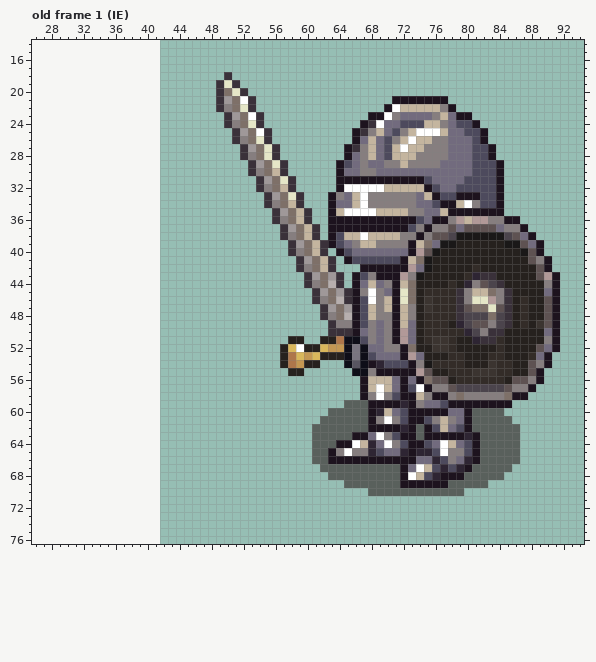
Two versions of one pixel-art file, sprites/cavaleiro.aseprite. That is the earlier state.
64x64 pixels, 42 frames. Colours within 5 levels of each other are drawn and written as one. Shown: old frame 1 (IE): x 26..94, y 14..76. The old version is drawn lined up with the new one, on the new canvas. The commit also changed other frames, which this record leaves out.
Now the later version:
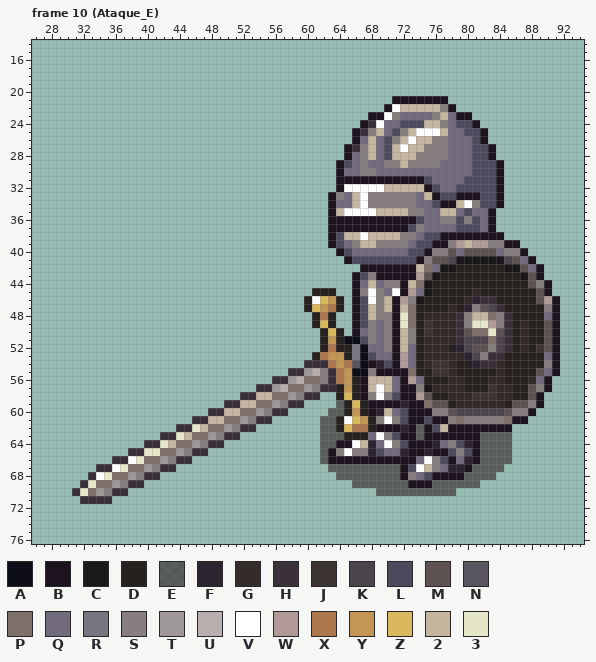
Palette (. is transparent): A #0e0e18  B #1d131e  C #1a1818  D #26211e  E #2f202098  F #2e2533  G #332c28  H #3a313a  J #3b3430  K #4b444c  L #4d4a5d  M #5e5252  N #585561  P #7e7068  Q #726b7e  R #797580  S #867e7f  T #9f9899  U #b7afae  V #ffffff  W #b19998  X #ae764b  Y #c39753  Z #d9b75c  2 #c4b59f  3 #e5e6c7
A new or re-ordered frame is compared with the old frame closest to it.
What changed:
canvas 64x64 -> 148x90, the old top-left corner now at 42,13
frames 42 -> 66
--- frame 10 (Ataque_E) is new; against old frame 1 (IE)
@@ x 26..94 @@
 17 .....................................................................
-18 ........................H............................................
-19 .......................H3H...........................................
-20 .......................HP3H..........................................
-21 .......................HTPVH.................BBBBBBB.................
-22 .......................HSP3H................BV22222SB................
-23 ........................HTPVH.............BBVSQQQQS2QBB..............
-24 ........................HSP3H............BHVQQLLL22SQLLB.............
-25 .........................HTPVH..........BHS2QLS2VVV2QQLLB............
-26 .........................HSP3H..........BQ2QLS2V22SSQQQLB............
-27 ..........................HTP3H........BHS2QL2V22SSSQQQLLB...........
-28 ..........................HSP3H........BQS2QL222SSSSQQQLLB...........
-29 ...........................HTP3H......BLQSQQSS2SSSSQQQQLLLB..........
-30 ...........................HSP2H......BQQSSQQQQQQQQQQQQLLLB..........
-31 ............................HTP3H.....BBBBBBBBBBBLQQQQLLLLB..........
-32 ............................HSP2H.....BVVVVV22222BLQQLLLLLB..........
-33 .............................HTP3H...BSQ2VSSSSSSQ2BLLBBBLLB..........
-34 .............................HSP2H...BQQ2VSSSSSSQQLBB2VSLLB..........
-35 ..............................HTP2H..B2VVVV2222SSQQ2BBBBBBB..........
-36 ..............................HSP2H..BBBBBBBBBBBLQBBSW2WWSSBB........
-37 ...............................HTP2H.BBBBBBBBBBLSBSSMQMMMMQSSB.......
-38 ...............................HSP2H.BL22V2222SSBSMMKCCCCCCKMQB......
-39 ................................HTP2HBLQS22SSSSB2PQCCDDDDDDCCMQB.....
-40 ................................HSP2H.BLQQQQQQQBWMCDDDDDDDDDDCMB.....
-41 .................................HTP2H.BLLLLLLB2PCDDDDDDDDDDDDMSB....
-42 .................................HSP2H...BBBBBBWQCDDDDDGDDDDDDDMB....
-43 ..................................HTPTH.BLSBBBWSCDDDDDGFHHDDDDDMWB...
-44 ..................................HSPUH.BQ2QSB2PDDDDGDFSMKHDDDDDSB...
-45 ...................................HTPTHBSVSQB3PDGGGGHS22PSHDDDDQB...
-46 ...................................HSPUHBLVS2B3PDJGGGHS33WSHDGDDMB...
-47 ....................................HTPTBL2S2B2SDJGGGHMPP3MHDGDDMB...
-48 ....................................HSPUBL2SSB2SDGGGGHKKKPKHDGDDMB...
-49 .....................................HSSBLSQSB2QDGGGDFKMMSKHDGDJMB...
-50 .....................................HHHBQSQSBWQDGGGGGFKSHHDDDDDQB...
-51 ................................DD..DDXAALSQSBWQDGJJGDDFHHGDDDDDSB...
-52 ...............................DZVDDZYYARAQQSSBPDDJJGDDDDDGDDDDMQB...
-53 ...............................DXZYZDDDARALQQQBWQDDDGGDDDGGDDDGQB....
-54 ...............................DXYDD...ANABFLLLBSCGGGGDDDJGGDDMSB....
-55 ................................DD......AASBBBBBWMDDGGGJJJGGDDMB.....
-56 .........................................B222QBQBPMMDGGGGGGDMMSB.....
-57 .........................................B2V2QBLVBSSMKKKKKKMSSB......
-58 .........................................BSVSLBB2SBBSPSSSSSPBB.......
-59 .......................................EEEBBBBFBSQQLBBBBBBBB.........
-60 .....................................EEEEEBF2QLBBBBBQQBEEEE..........
-61 ....................................EEEEEEBSVSLBBLS2SQBEEEEE.........
-62 ...................................EEEEEEEBBBBFBEBL2QLBEEEEEE........
-63 ...................................EEEEEBBQVSLBBEBBBBBFBEEEEE........
-64 ...................................EEEBBV2FQVSLBBLQV2QLBEEEEE........
-65 ...................................EEBSVSSFLQQFBFFLVSSLBEEEEE........
-66 ...................................EEBBBBBBBBBBBQQFLSQFBEEEEE........
-67 ....................................EEEEEEEEEEBQV2LFLFBEEEEE.........
-68 .....................................EEEEEEEEEBV2LFBBBEEEEE..........
-69 .......................................EEEEEEEBBBBBBEEEEE............
-70 ..........................................EEEEEEEEEEEE...............
-71 .....................................................................
+18 .....................................................................
+19 .....................................................................
+20 .....................................................................
+21 .............................................BBBBBBB.................
+22 ............................................BV22222SB................
+23 ..........................................BBVSQQQQS2QBB..............
+24 .........................................BHVQQLLL22SQLLB.............
+25 ........................................BHS2QLS2VVV2QQLLB............
+26 ........................................BQ2QLS2V22SSQQQLB............
+27 .......................................BHS2QL2V22SSSQQQLLB...........
+28 .......................................BQS2QL222SSSSQQQLLB...........
+29 ......................................BLQSQQSS2SSSSQQQQLLLB..........
+30 ......................................BQQSSQQQQQQQQQQQQLLLB..........
+31 ......................................BBBBBBBBBBBLQQQQLLLLB..........
+32 ......................................BVVVVV22222BLQQLLLLLB..........
+33 .....................................BSQ2VSSSSSSQ2BLLBBBLLB..........
+34 .....................................BQQ2VSSSSSSQQLBB2VSLLB..........
+35 .....................................B2VVVV2222SSQQ22QLQQB...........
+36 .....................................BBBBBBBBBBBLQQSSLSLQB...........
+37 .....................................BBBBBBBBBBLSQQQQLLLQB...........
+38 .....................................BL22V2222SSQLLBBBBBBBB..........
+39 .....................................BLQS22SSSSQLLBBSW2WWSSBB........
+40 ......................................BLQQQQQQQLLBSSMQMMMMQSSB.......
+41 .......................................BLLLLLLLLBSMMKCCCCCCKMQB......
+42 .........................................BBBBBBB2PQCCDDDDDDCCMQB.....
+43 ........................................BLSBBBBBWMCDDDDDDDDDDCMB.....
+44 ........................................BQ2QSSB2PCDDDDDDDDDDDDMSB....
+45 ...................................DDD..BSVSQVBWQCDDDDDGDDDDDDDMB....
+46 ..................................DVZYD.BLVS2BWSCDDDDDGFHHDDDDDMWB...
+47 ..................................DZYXD.BL2S2B2PDDDDGDFSMKHDDDDDSB...
+48 ...................................DXD..BL2SSB3PDGGGGHS22PSHDDDDQB...
+49 ...................................DZD..BLSQSB3PDJGGGHS33WSHDGDDMB...
+50 ....................................DZD.BQSQSB2SDJGGGHMPP3MHDGDDMB...
+51 ....................................DYDAALSQSB2SDGGGGHKKKPKHDGDDMB...
+52 ....................................DXDDRAQQSB2QDGGGDFKMMSKHDGDJMB...
+53 ...................................DXYYDRALQQBWQDGGGGGFKSHHDDDDDQB...
+54 ..................................HHHXYXNABFLBWQDGJJGDDFHHGDDDDDSB...
+55 ................................HHTUSHXYAASBBBBPDDJJGDDDDDGDDDDMQB...
+56 ..............................HHTUPPSHXYDB222QBWQDDDGGDDDGGDDDGQB....
+57 ............................HHTUPPTSHHDYDB2V2QBBSCGGGGDDDJGGDDMSB....
+58 ..........................HH22PPTSHH..DZDBSVSLBBWMDDGGGJJJGGDDMB.....
+59 ........................HH22PPTSHH....EDZDBBBBFBBPMMDGGGGGGDMMSB.....
+60 ......................HH22PPTSHH.....EEDYDBF2QLBBBSSMKKKKKKMSSB......
+61 ....................HH22PPTSHH......EEDVZYDSVSLBBLBBSPSSSSSPBB.......
+62 ..................HH32PPTSHH........EEDZXXDBBBFBEBL2BBBBBBBB.........
+63 ................HH32PPTSHH..........EEEDDDQVSLBBEBBBBBBBEEEE.........
+64 ..............HH32PPTSHH............EEBBV2FQVSLBBBFQSLFBEEEE.........
+65 ............HH33PPTSHH..............EBSVSSFLQQFBBFBBLSLBEEEE.........
+66 ..........HHV3PPTSHH................EBBBBBBBBBBBQVSLBQFBEEEE.........
+67 ........HHV3PPTSHH...................EEEEEEEEEBLV2SQFFBEEEE..........
+68 .......HV3PPTSHH......................EEEEEEEEBSQLBBBBEEEE...........
+69 ......H3PPTSHH..........................EEEEEEEBBBEEEEEE.............
+70 .....H3PTSHH...............................EEEEEEEEEE................
+71 ......HHHH...........................................................
 72 .....................................................................
Pixel boxes of the changes (left, top, right, bottom) in both pictures:
changed: (72, 72, 560, 504)
